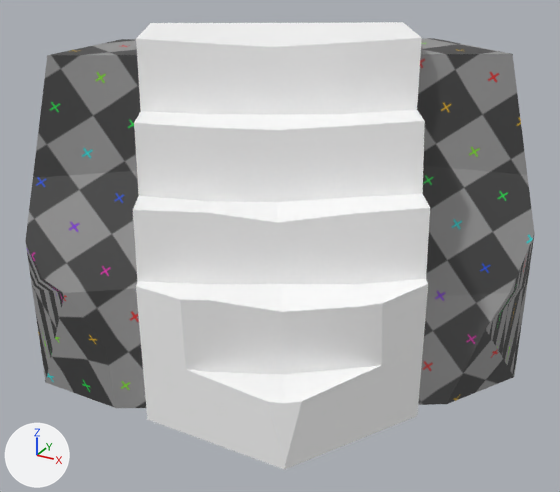
An edit to the glTF model book_of_tiles_godot/models/blockouts/module-corner_land_cliff_small_stairs_001.glb, drawn before and after from the same camera.
Before and after are seen from a 50 mm lens placed at (0.398, -0.737, 0.695), pointed at (-0.127, 0.218, 0.218). The lights are fixed; the arrows at lower left show +X, +Y and +Z. The first picture is the older version.

The scene before the commit, as lines of its bpy script (objects in view):
```python
mat_mat_land = principled_material('MAT_LAND')
mat_mat_land.texture = img_untitled
mat_mat_path = principled_material('MAT_PATH')
mat_mat_path.base_color = (1.0, 1.0, 1.0)  # white #ffffff
me_cylinder_003 = bpy.data.meshes.new('Cylinder.003')
me_cylinder_003.from_pydata(...)  # 155 vertices, 273 faces; spans x -0.433..0.217, y 0.0..0.5, z 0.0..0.525
# faces by material slot: [78, 195]
me_cylinder_003.materials.append(mat_mat_land)  # picture img_untitled
me_cylinder_003.materials.append(mat_mat_path)  # white #ffffff
ob_module_corner_land_cliff_small_stairs_001 = bpy.data.objects.new('module-corner_land_cliff_small_stairs_001', me_cylinder_003)
ob_module_corner_land_cliff_small_stairs_001.location = (0.0, 0.0, 0.0)
```
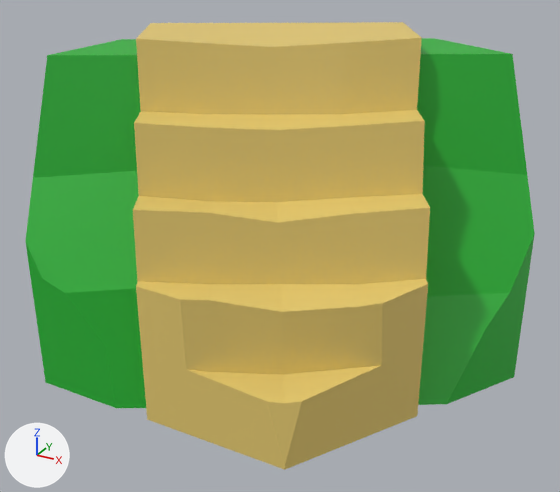
Where the change shows, as pixel boxes (x1, y1, x2, y2) in the pictures (560 x 492 px):
'module-corner_land_cliff_small_stairs_001', surface changed, recoloured: (25, 22, 535, 470) in both

What changed in the scene script:
```text
Change mat_mat_land:
    remove mat_mat_land.texture = img_untitled
    add mat_mat_land.base_color = (0.0181, 0.461, 0.033)  # green #25b533
Change mat_mat_path:
    mat_mat_path.base_color: (1.0, 1.0, 1.0) -> (0.8, 0.601, 0.166)  # white #ffffff -> yellow #e7cc71
```
